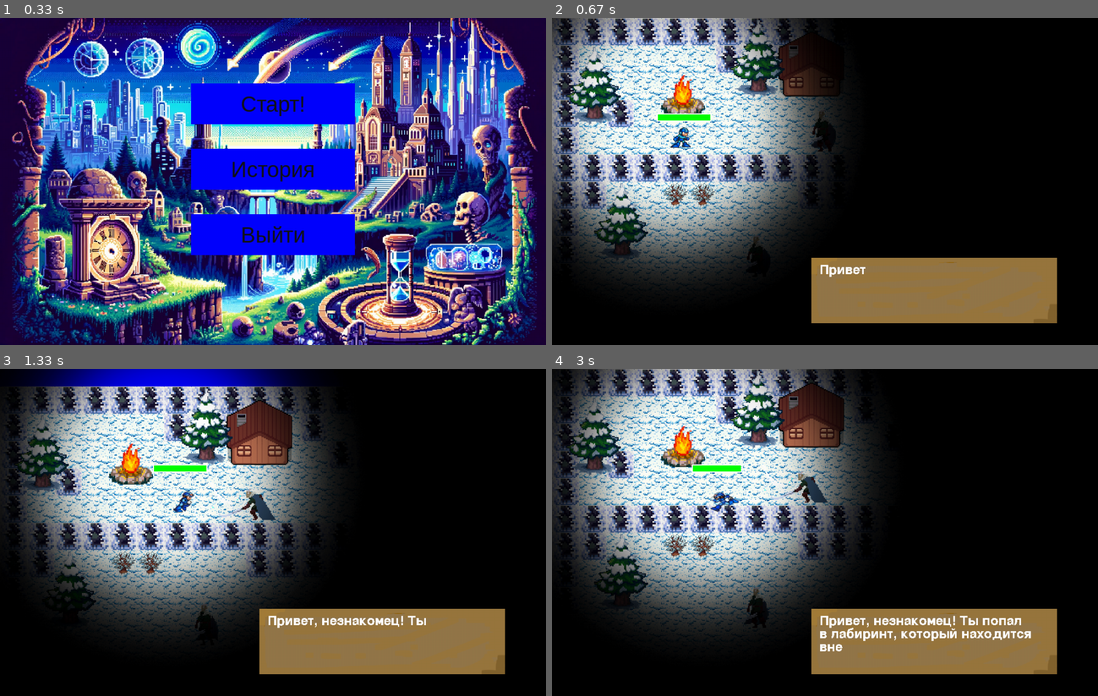
Above: before the commit, frames 1-4 (two rows, left to right).
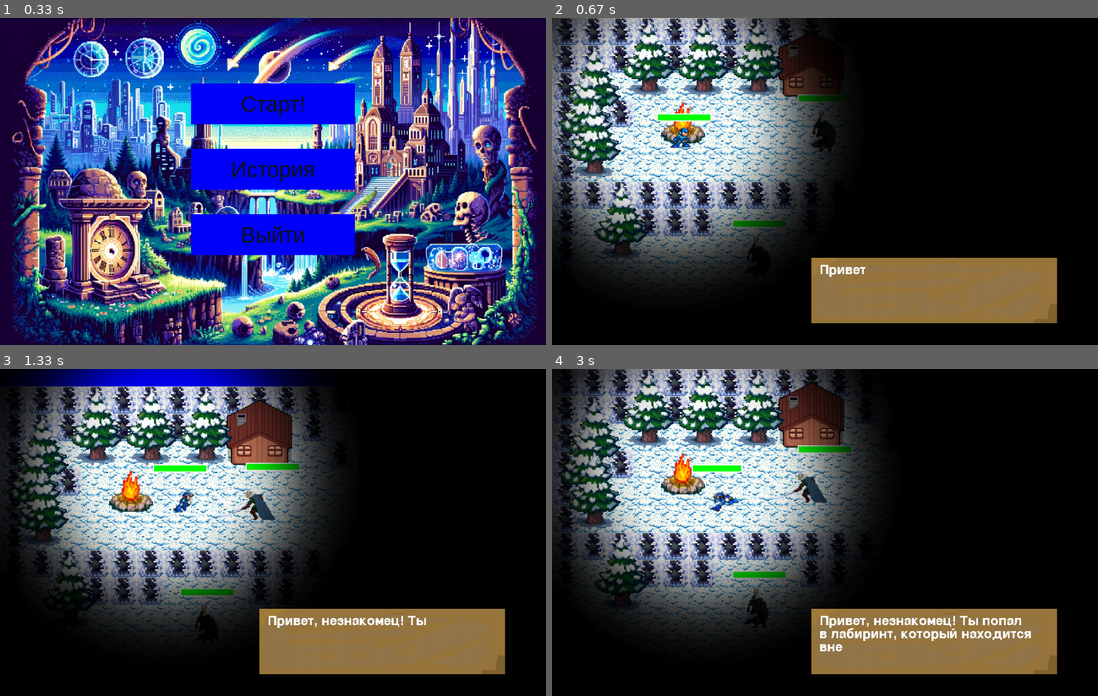
Above: after the commit, the same moments.

Repository: Gigirka/pygame
Game: pygame game, started from 123.py
The game is run twice, just before and just after one commit, with the same random seed, the same clock (stepped at 60 frames per second) and the same inputs.
Inputs (mouse positions are in pixels of both pictures, inside the frame that each line leads up to):
- Up to frame 1 (0.33 s): no input
- Up to frame 2 (0.67 s): click (825, 103) at 0.38 s
- Up to frame 3 (1.33 s): hold Right 0.67-1.13 s; move the mouse to (251, 545) at 0.7 s; hold Up from 1.17 s (still down)
- Up to frame 4 (3 s): release Up at 1.47 s; hold Right 1.5-1.97 s; hold Left 2-2.53 s; hold Down 2.57-2.87 s; hold Left from 2.9 s (still down)

Frame 1 is identical in both runs. In frame 2, 11% of the frame differs, in the area x 1-52%, y 0-67%; in frame 3, 11%; in frame 4, 12%, in the area x 1-58%, y 0-67%.

Commit message:
Шкала здоровья у врагов

Diff:
--- a/123.py
+++ b/123.py
@@ -451,12 +451,26 @@
 
         # self.rect.move_ip(*self.velocity)
 
+    def draw(self, surf):
+        if self.health < 0:
+            self.health = 0
+        BAR_LENGTH_1 = 100
+        BAR_HEIGHT_1 = 15
+        fill_1 = (self.health / 100) * BAR_LENGTH_1
+        outline_rect_1 = pygame.Rect(self.rect.x + 110, self.rect.y + 70, BAR_LENGTH_1, BAR_HEIGHT_1)
+        fill_rect_1 = pygame.Rect(self.rect.x + 110, self.rect.y + 70, fill_1, BAR_HEIGHT_1)
+        if self.health >= 70:
+            pygame.draw.rect(surf, 'green', fill_rect_1)
+        else:
+            pygame.draw.rect(surf, 'red', fill_rect_1)
+        pygame.draw.rect(surf, 'white', outline_rect_1, 2)
+
+
     def update_frame_dependent(self):
         pass
 
     def update(self):
         self.timee = pygame.time.get_ticks()
-        print(self.timee, self.last_attack_time, self.can_attack, player.health)
         if self.timee - self.last_attack_time >= 1000:
             self.can_attack = True
         else:
@@ -475,9 +489,9 @@
 black_l = Black(0, 0)
 enemy1 = Enemy(220, 300)
 enemy2 = Enemy(340, 70)
-bonfire = DecorCreate(4, 2, 'bonfire.png', (80, 80))
+bonfire = DecorCreate(4, 3, 'bonfire.png', (80, 80))
 house = DecorCreate(8.3, 0.5, 'wooden_house.png', (120, 120))
-big_trees = [(0, 1), (6, 0), (1, 6), (16, 4)]  # Массив с координатами деревьев
+big_trees = [(0, 1), (2, 0), (4, 0), (6, 0), (1, 6), (16, 4), (-0.3, 2), (0, 3)]  # Массив с координатами деревьев
 for e in big_trees:  # Проходимся по массиву и создаём деревья
     new_tree = DecorCreate(e[0], e[1], 'winter_tree.png', (150, 150))
 
@@ -574,8 +588,9 @@
                 player.vy = 0
 
     all_sprites.update(dt)
-    for enemy_class in enemy_group:
+    for enemy_class in enemy_group: #Действие для каждого врага
         enemy_class.update()
+        enemy_class.draw(screen)
         enemy_class.update_time_dependent(dt)
         enemy_class.update_frame_dependent()
     player.update()
@@ -590,6 +605,8 @@
     block_tiles_group.draw(screen)
     enemy_group.draw(screen)
     decor_group.draw(screen)
+    for enemy_class in enemy_group: #Действие для каждого врага
+        enemy_class.draw(screen)
     player_group.draw(screen)
     player.draw(screen)
     screen.blit(sign_image, sign_rect)
--- a/data/map0.txt
+++ b/data/map0.txt
@@ -1,11 +1,11 @@
 #############################################
-#.....#.##.#...1..!.........................#
+#######.##.#...1..!.........................#
 ##..........######..!.......................#
-#.#.............##..!#####!.................#
+#.#.............##..!#####!...............#.#
 #...@...........#...#.......................#
-##############..#!.#........................#
-##..11...#####..#..#..#####.................#
-#............#..#1.#..#.....................#
+#...............#!.#.....................####
+##############..#..#..#####................##
+#..###...##.#...#1.#..#.....................#
 #............#..####...#....................#
 #..................#...#....................#
 #..................##..#....................#
